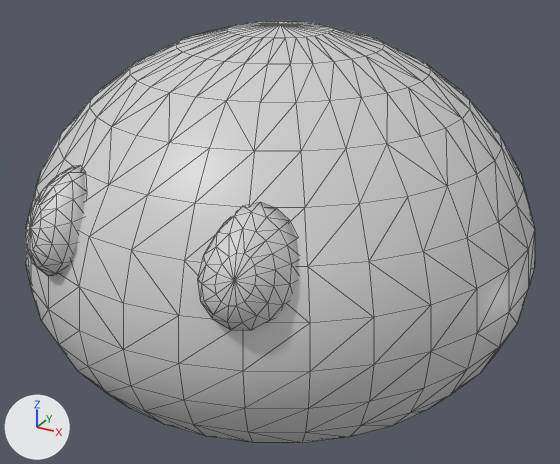
Renders of the COLLADA model godot/assets/Models/Slime/Slime.dae from each side of a commit.
The view is the same before and after, from a camera (50 mm lens) standing at (1.406, -2.558, 1.481) and looking at (0.015, -0.028, 0.217). The lights are fixed; the arrows at lower left show +X, +Y and +Z. Mesh edges are drawn as thin lines.

Objects in the first picture: 'Slime shape'.
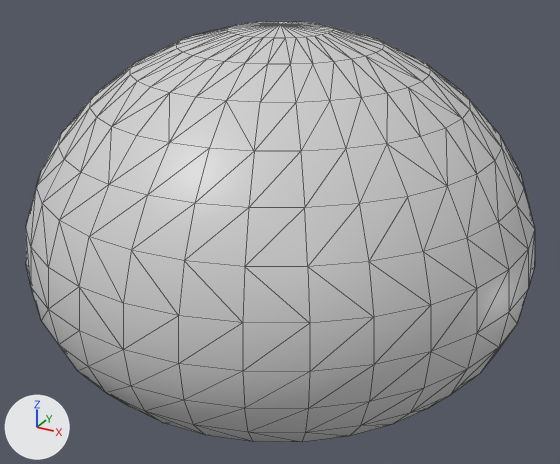
What the commit changed:
me_sphere is used by ob_slime_shape; location (0.0, 0.0, 0.0).
me_sphere had 742 vertices, 1452 faces and spanned x -1.0..1.0, y -1.0..1.0, z -0.45..1.03.
me_sphere now has 612 vertices, 1216 faces and spans x -1.0..1.0, y -1.0..1.0, z -0.36..1.03.
me_sphere part 1: 6 loose pieces with 234 vertices, spanning x -0.5..0.5, y -0.98..0.47, z 0.31..0.93, are deleted.
me_sphere no longer uses material mat_eyes (light grey #d1d1d1).

Boxes (x1, y1, x2, y2) around the edits, measured in the pictures (560 x 464 px):
'Slime shape', reshaped
    before: (25, 21, 535, 443)
    after: (26, 21, 535, 442)
part 1 of me_sphere, deleted
    before: (25, 166, 299, 330)
